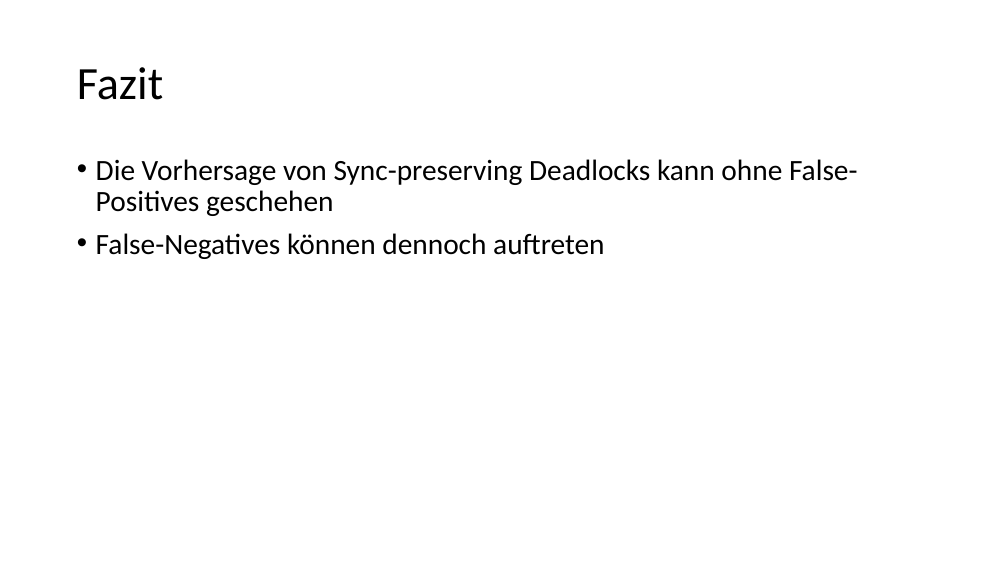
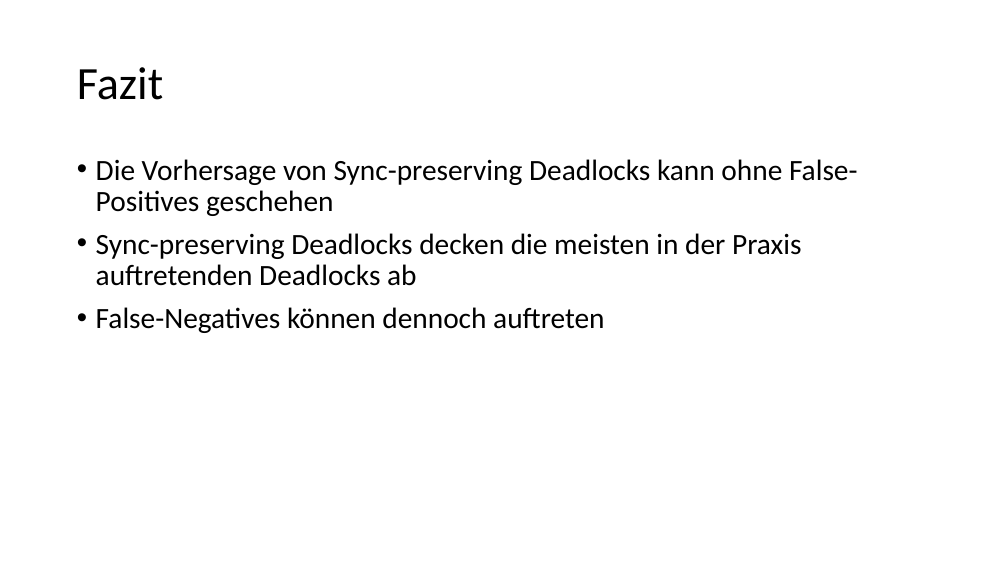
Before and after one commit to HuBaX/Seminararbeit, a slide deck: slide 31 of Sound Dynamic Deadlock Prediction in Linear Time.pptx (slide 29 before the commit). Drawn at 1008x567 pixels with LibreOffice and Linux fonts; fonts in the diff are those of the drawing. Boxes give left, top, right and bottom in pixels: in the first picture for what was removed or moved away, otherwise in the second. Text is boxed around its words. In the diff, an @@ line names an element or a change of style, - is before the commit and + after.

```diff
--- a/Sound Dynamic Deadlock Prediction in Linear Time.pptx
+++ b/Sound Dynamic Deadlock Prediction in Linear Time.pptx
@@ text at (96, 233, 802, 286): paragraph added @@
+• Sync-preserving Deadlocks decken die meisten in der Praxis auftretenden Deadlocks ab
```
Also in this commit, not shown: 9 other slides changed, 3 slides added, 1 slide removed, 1 other file.
